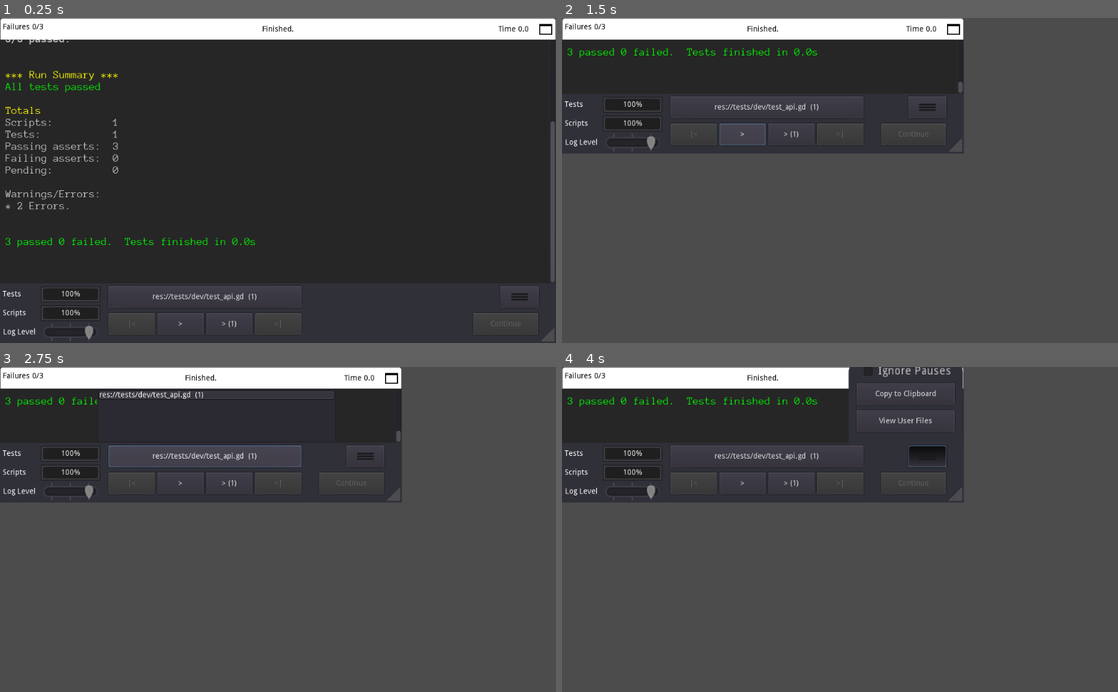
Above: before the commit, frames 1-4 (two rows, left to right).
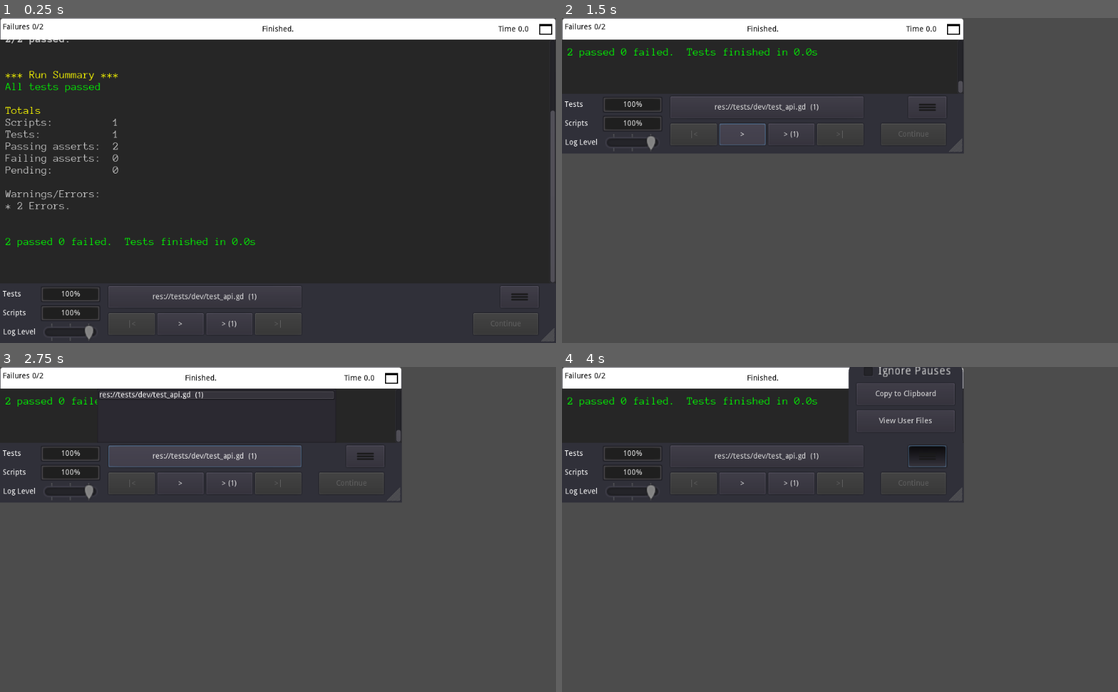
Above: after the commit, the same moments.

Repository: bulfonjf/POC_Red
Game: Godot game, scene res://tests/tests.tscn
The game is run twice, just before and just after one commit, with the same random seed, the same clock (stepped at 60 frames per second) and the same inputs.
Inputs (mouse positions are in pixels of both pictures, inside the frame that each line leads up to):
- Up to frame 1 (0.25 s): no input
- Up to frame 2 (1.5 s): click (1106, 27) at 0.5 s; click ">" at 1.25 s
- Up to frame 3 (2.75 s): click "res://tests/dev/test_api.gd (…" at 2 s
- Up to frame 4 (4 s): click "> (1)" at 2.75 s; click (928, 458) at 3.5 s

The runs differ from the first frame. In frame 1, less than 0.1% of the frame differs, in the area x 1-100%, y 2-70%; in frame 2, less than 0.1%; in frame 3, less than 0.1%; in frame 4, less than 0.1%.

Commit message:
Api metodo conectar
El cliente solo va a llamar al conectar, pasando datos primitivos y obteniendo un estado de conexion. Se creo un singleton nodo que tien el metodo conectar y que es inicializado con un red_cliente para poder comunicarse con la red.

Diff:
--- a/src/api/api.gd
+++ b/src/api/api.gd
@@ -1,4 +1,7 @@
 extends Node
 
-func CrearIdentificador(_nombre : String, _id : String):
-	return Identificador.new(_nombre, _id)
+
+func Conectar(_nombre : String, _id : String, _ip : String, _puerto : int) -> EstadoConexion:
+	var identificador = Identificador.new(_nombre, _id)
+	var red = Red.new(_ip, _puerto)
+	return NodoCliente.Conectar(identificador, red)
--- /dev/null
+++ b/src/dominio/estado_conexion.gd
@@ -0,0 +1,6 @@
+class_name EstadoConexion
+
+var is_connected : bool
+
+func _init(_is_connected : bool):
+	self.is_connected = _is_connected
--- /dev/null
+++ b/src/dominio/nodo_cliente.gd
@@ -0,0 +1,12 @@
+extends Node
+
+var red_cliente
+var identificador : Identificador
+var red : Red
+
+func Initialize(_red_cliente):
+	self.red_cliente =  _red_cliente
+
+func Conectar(_identificador : Identificador, _red : Red) -> EstadoConexion:
+	var is_conectado = red_cliente.Conectar(_red.ip, _red.puerto)
+	return EstadoConexion.new(is_conectado)
--- /dev/null
+++ b/src/dominio/red.gd
@@ -0,0 +1,8 @@
+class_name Red
+
+var ip : String
+var puerto : int
+
+func _init(_ip : String, _puerto : int):
+	self.ip = _ip
+	self.puerto = puerto
--- a/src/project.godot
+++ b/src/project.godot
@@ -10,12 +10,30 @@
 
 _global_script_classes=[ {
 "base": "Reference",
+"class": "EstadoConexion",
+"language": "GDScript",
+"path": "res://dominio/estado_conexion.gd"
+}, {
+"base": "Reference",
 "class": "Identificador",
 "language": "GDScript",
 "path": "res://dominio/identificador.gd"
+}, {
+"base": "Reference",
+"class": "Red",
+"language": "GDScript",
+"path": "res://dominio/red.gd"
+}, {
+"base": "Reference",
+"class": "RedClienteMock",
+"language": "GDScript",
+"path": "res://tests/dev/mocks/red_cliente_mock.gd"
 } ]
 _global_script_class_icons={
-"Identificador":""
+"EstadoConexion": "",
+"Identificador": "",
+"Red": "",
+"RedClienteMock": ""
 }
 
 [application]
@@ -26,6 +44,7 @@
 [autoload]
 
 Api="*res://api/api.gd"
+NodoCliente="*res://dominio/nodo_cliente.gd"
 
 [editor_plugins]
 
--- /dev/null
+++ b/src/tests/dev/mocks/red_cliente_mock.gd
@@ -0,0 +1,9 @@
+class_name RedClienteMock
+
+var conectar_func
+
+func _init(_conectar_func):
+	self.conectar_func = _conectar_func
+
+func Conectar(_identificador, _red) -> EstadoConexion:
+	return self.conectar_func.call_func(_identificador, _red)
--- a/src/tests/dev/test_api.gd
+++ b/src/tests/dev/test_api.gd
@@ -2,43 +2,61 @@
 
 const uuid = preload('res://tools/uuid.gd')
 
-func test_crear_identificador():
-	# Arrenge
-	var nombre = "pepito"
-	var id = uuid.v4()
+func test_conectar():
+	var test_suite = [
+		{
+			"name": "conectar - conexion exitosa",
+			"description": "valores validos",
+			"testData": {
+				"nombre":"alexis",
+				"id":"134",
+				"ip":"111",
+				"puerto":8080
+			},
+			"crear_red_cliente": funcref(self, "crear_red_cliente_conectado"),
+			"resultado_esperado": EstadoConexion.new(true)
+		},
+		{
+			"name": "conectar - conexion fallida",
+			"description": "valores validos, conexion sin exito",
+			"testData": {
+				"nombre":"alexis",
+				"id":"134",
+				"ip":"111",
+				"puerto":8080
+			},
+			"crear_red_cliente": funcref(self, "crear_red_cliente_no_conectado"),
+			"resultado_esperado": EstadoConexion.new(false)
+		}
+	]
 
-	# Act
-	var identificador = Api.CrearIdentificador(nombre, id)
+	print("Test Cases")
 
-	# Assert
-	assert_is(identificador, Identificador)
-	assert_eq(identificador.nombre, nombre)
-	assert_eq(identificador.id, id)
+	for tc in test_suite:
+		print(tc.name)
 
-# func test_registrar_nodo():
-# 	# Arrange
-# 	var identificador = crear_identificador_default()
+		# Arrenge
+		var red_cliente_mock = tc.crear_red_cliente.call_func()
+		NodoCliente.Initialize(red_cliente_mock)
 
-# 	# Act
-# 	var estado = Api.RegistrarNodo(identificador)
+		# Act
+		var resultado_obtenido= Api.Conectar(tc.testData.nombre, tc.testData.id, tc.testData.ip, tc.testData.puerto)
 
-# 	# Assert
-# 	assert_eq(estado, "registro enviado exito")
-
-# func test_enviar_mesaje():
-# 	# Arrange
-# 	var identificador = crear_identificador_default()
-# 	var msj = "this is a test"
-
-# 	# Act
-# 	Api.EnviarMensaje(msj)
-
-# 	# Assert
+		# Assert
+		assert_true(compare_estado_conexion(resultado_obtenido, tc.resultado_esperado))
 
 
-# func crear_identificador_default() -> Identificador:
-# 	var nombre = "cliente"
-# 	var id = uuid.v4()
-# 	var identificador = Api.CrearIdentificador(nombre, id)
+func crear_red_cliente_conectado():
+	return RedClienteMock.new(funcref(self, "red_cliente_conectar_conectado"))
 
-# 	return identificador
+func crear_red_cliente_no_conectado():
+	return RedClienteMock.new(funcref(self, "red_cliente_conectar_no_conectado"))
+
+func red_cliente_conectar_conectado(_ip, _puerto):
+	return true
+
+func red_cliente_conectar_no_conectado(_ip, _puerto):
+	return false
+
+func compare_estado_conexion(obtenido, esperado) -> bool:
+	return obtenido.is_connected == esperado.is_connected
